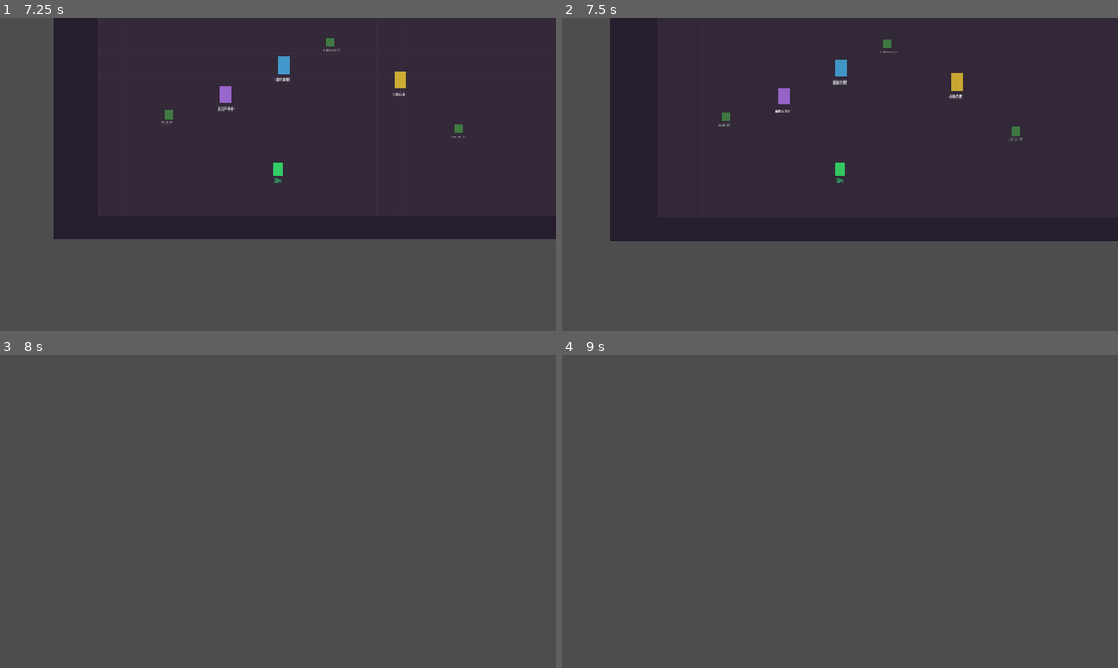
Above: before the commit, frames 1-4 (two rows, left to right).
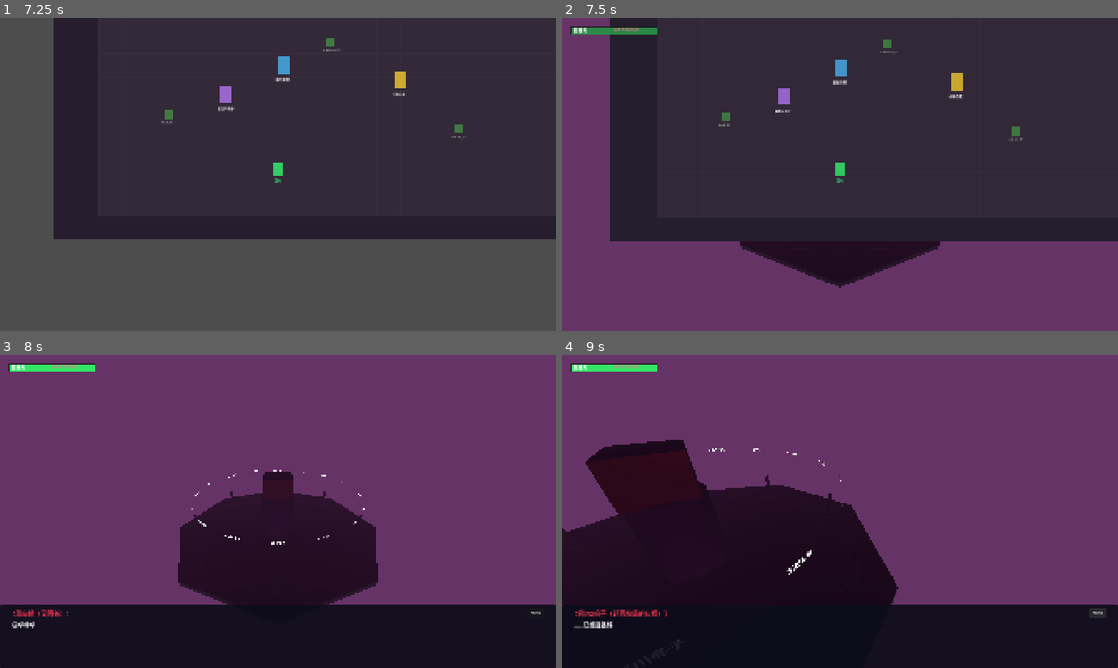
Above: after the commit, the same moments.

Repository: Luguoyn/dangan-AI
Game: Godot game, scene res://scenes/main.tscn
Same seed, same stepped clock (60 frames per second), same inputs: the game is played once before the commit and once after it.
Inputs (mouse positions are in pixels of both pictures, inside the frame that each line leads up to):
- Up to frame 1 (7.25 s): tap Enter (confirm) at 0.5 s; move the mouse to (400, 158) at 0.52 s; hold D (move_right) 0.53-1.28 s; hold Enter (confirm) 0.53-1.28 s; click (400, 158) at 0.67 s; move the mouse to (166, 190) at 1.27 s; hold S (move_down) 1.28-2.03 s; click (166, 190) at 1.35 s; move the mouse to (333, 105) at 2.02 s; hold D (move_right) 2.03-2.78 s; hold E (interact) 2.03-2.78 s; move the mouse to (250, 237) at 2.77 s; hold W (move_up) 2.78-3.53 s; tap Tab (open_evidence_ring) at 2.85 s; click (250, 237) at 2.92 s; move the mouse to (444, 221) at 3.52 s; hold Space (slash) 3.53-4.28 s; hold A (move_left) 3.53-5.03 s; move the mouse to (111, 127) at 4.27 s; tap B at 4.35 s; move the mouse to (305, 174) at 5.02 s; hold S (move_down) 5.03-5.78 s; tap R at 5.1 s; click (305, 174) at 5.17 s; move the mouse to (194, 96) at 5.77 s; hold D (move_right) 5.78-6.53 s; tap H at 5.85 s; move the mouse to (400, 158) at 6.52 s; hold W (move_up) from 6.53 s (still down); tap C at 6.6 s
- Up to frame 2 (7.5 s): move the mouse to (728, 190) at 7.27 s; release W (move_up) at 7.28 s; hold D (move_right) from 7.28 s (still down); tap T at 7.35 s; click (728, 190) at 7.42 s
- Up to frame 3 (8 s): keep holding D (move_right)
- Up to frame 4 (9 s): move the mouse to (895, 442) at 8.02 s; release D (move_right) at 8.03 s; hold S (move_down) 8.03-8.75 s; hold Enter (confirm) 8.03-8.75 s; click (1095, 611) at 8.75 s, where only the run after the commit has a clickable "AUTO"

Frame 1 is identical in both runs. In frame 2, 35% of the frame differs, in the area x 0-100%, y 0-100%; in frame 3, 100%; in frame 4, 100%.
Error before the commit: Parse Error: Could not parse global class "CourtroomCamera" from "res://scripts/courtroom/courtroom_camera.gd". (res://scripts/courtroom/courtroom_scene.gd:11)

Commit message:
fix: 移除匿名lambda→命名方法, 修复Godot 4.x兼容性

Diff:
--- a/scripts/courtroom/courtroom_camera.gd
+++ b/scripts/courtroom/courtroom_camera.gd
@@ -50,20 +50,28 @@
 func _rotate_around_center(from_angle: float, to_angle: float, from_dist: float, to_dist: float, to_height: float) -> void:
 	_is_animating = true
 	var duration := 0.6
+
+	# 临时存储旋转参数
+	var _rot_start_angle := from_angle
+	var _rot_end_angle := to_angle
+	var _rot_start_dist := from_dist
+	var _rot_end_dist := to_dist
+	var _rot_start_h := _target_height
+	var _rot_end_h := to_height
+
 	var tween := create_tween()
-
-	# 绕中心旋转：只改变角度，dist和height在旋转中渐变
 	tween.tween_method(
-		func(t: float):
-			var a := lerp_angle(from_angle, to_angle, t)
-			var d := lerpf(from_dist, to_dist, t)
-			var h := lerpf(_target_height, to_height, t)
-			position = _angle_to_pos(a, d, h)
-			look_at(_look_at_podium(a))
-		,
+		_apply_rotation.bind(_rot_start_angle, _rot_end_angle, _rot_start_dist, _rot_end_dist, _rot_start_h, _rot_end_h),
 		0.0, 1.0, duration
 	).set_ease(Tween.EASE_IN_OUT)
-	tween.chain().tween_callback(func(): _is_animating = false)
+	tween.chain().tween_callback(_on_anim_done)
+
+func _apply_rotation(t: float, from_a: float, to_a: float, from_d: float, to_d: float, from_h: float, to_h: float) -> void:
+	var a := lerp_angle(from_a, to_a, t)
+	var d := lerpf(from_d, to_d, t)
+	var h := lerpf(from_h, to_h, t)
+	position = _angle_to_pos(a, d, h)
+	look_at(_look_at_podium(a))
 
 func move_to_center() -> void:
 	_animate_to(overview_position, Vector3(0, 1.5, 0), 0.5)
@@ -93,7 +101,10 @@
 	tween.set_parallel(true)
 	tween.tween_property(self, "position", target_pos, duration).set_ease(Tween.EASE_IN_OUT)
 	tween.tween_method(_look_at_target.bind(look_target), 0.0, 1.0, duration)
-	tween.chain().tween_callback(func(): _is_animating = false)
+	tween.chain().tween_callback(_on_anim_done)
+
+func _on_anim_done() -> void:
+	_is_animating = false
 
 func _look_at_target(_t: float, target: Vector3) -> void:
 	look_at(target)
